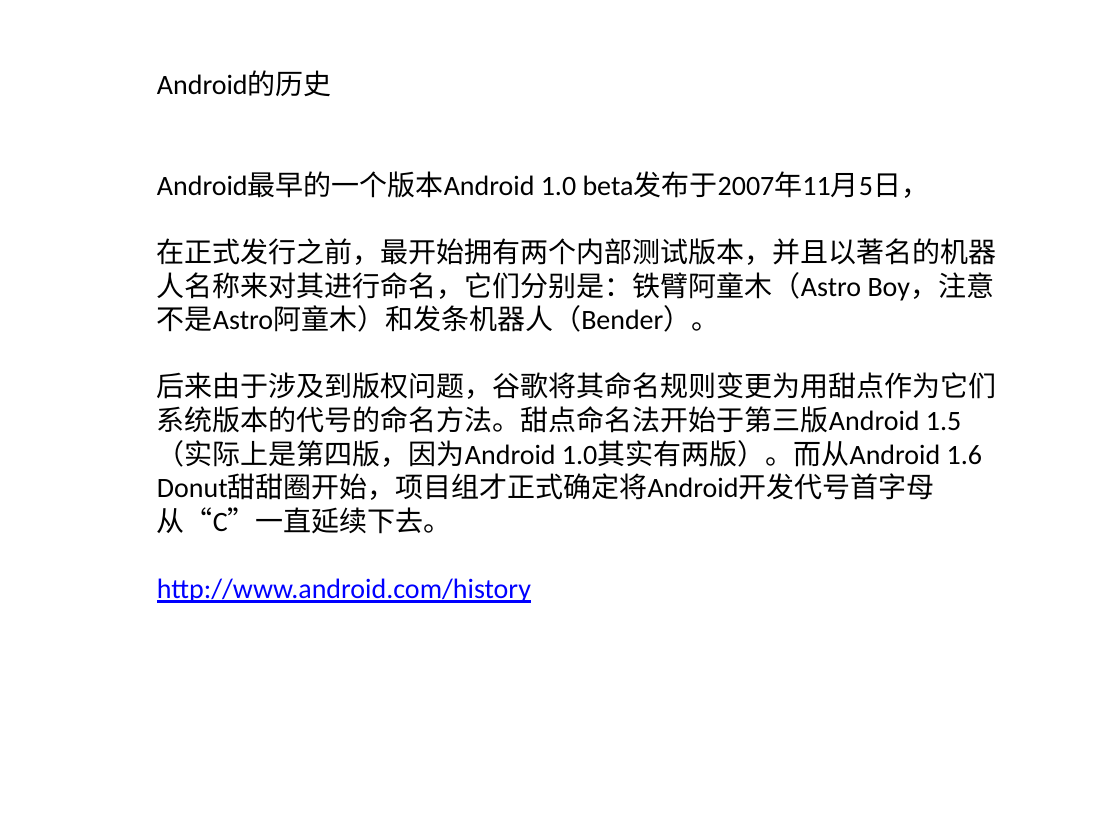
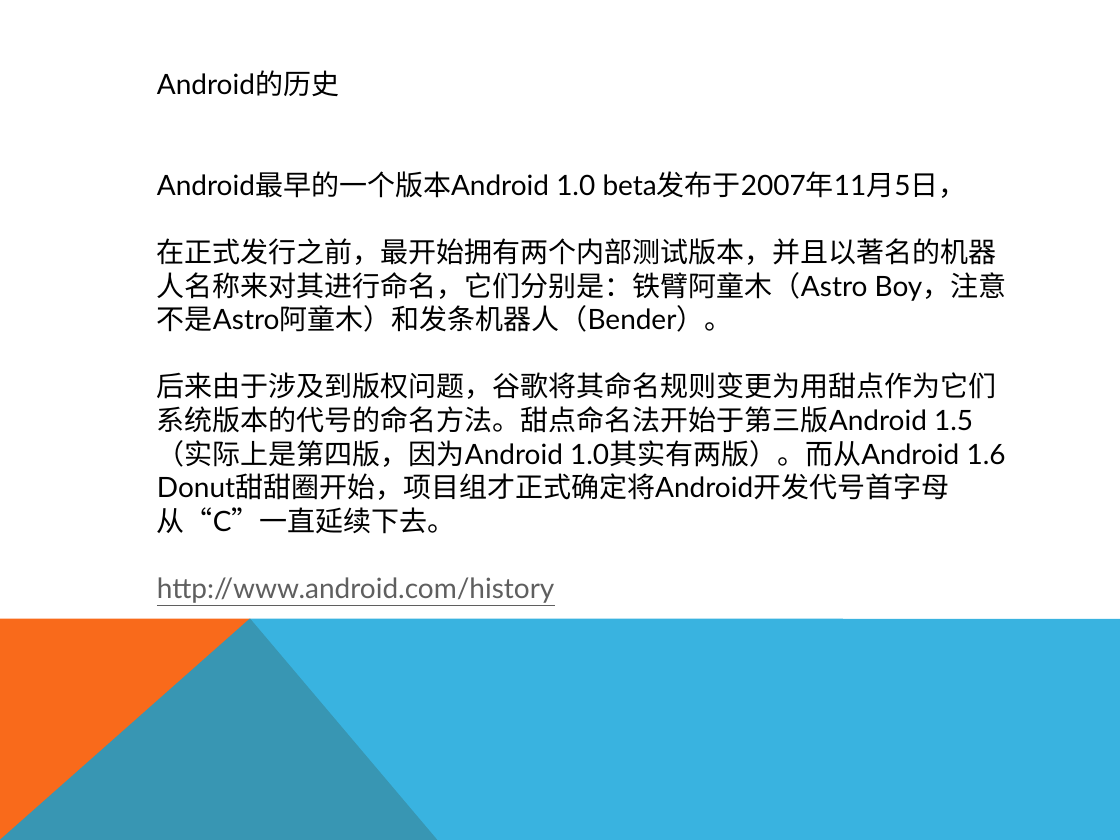
Before and after one commit to nomouse/note, a slide deck: slide 12 of Android/Android入门.pptx (slide 7 before the commit). Drawn at 1120x840 pixels with LibreOffice and Linux fonts; fonts in the diff are those of the drawing. Boxes give left, top, right and bottom in pixels: in the first picture for what was removed or moved away, otherwise in the second. Text is boxed around its words. In the diff, an @@ line names an element or a change of style, - is before the commit and + after.

```diff
--- a/Android/Android入门.pptx
+++ b/Android/Android入门.pptx
@@ text "Android的历史" at [157,70,1007,603]: font Calibri to Lato; text colour #0000FF to #5F5F5F in "http://www.android.com/history" @@
@@ freeform shape added at [0,618,438,840], fill #F96A1B @@
@@ freeform shape added at [0,618,1120,840], fill #08A1D9 at 80% opacity @@
```
Also in this commit, not shown: 9 other slides changed, 6 slides added, 1 slide removed, 22 other files.
